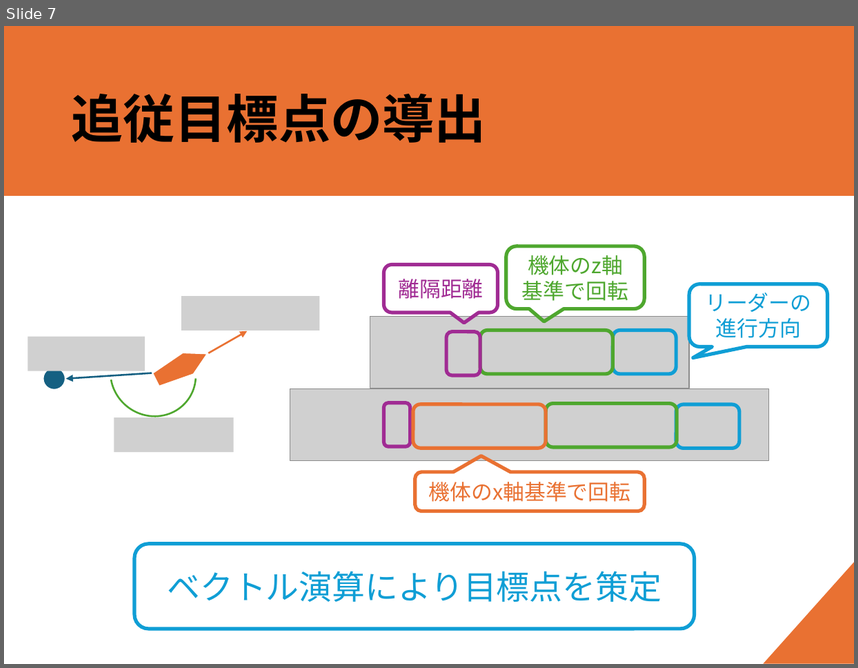
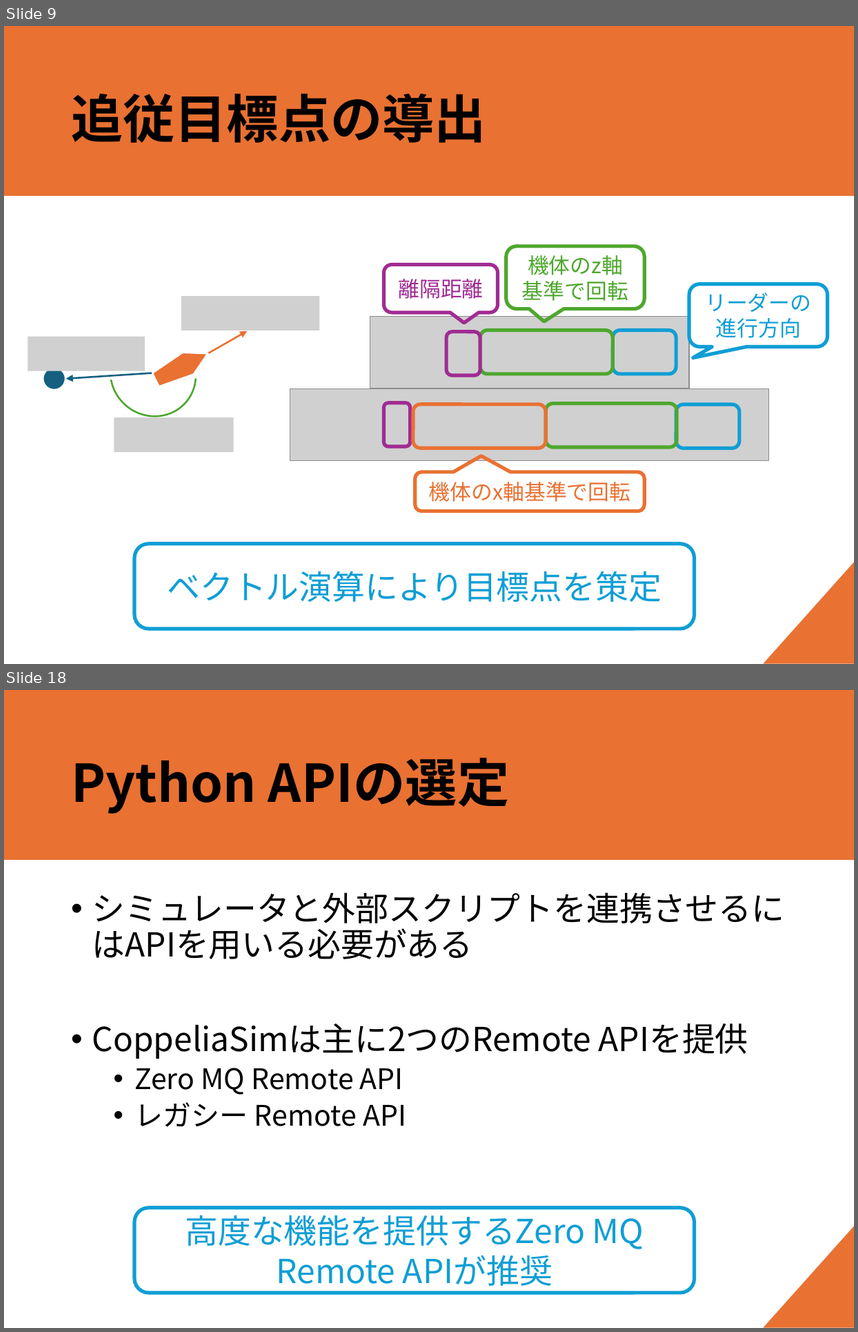
Before and after one commit to forest-book/MatlabLOSFormation, a slide deck: 進捗共有_20250612.pptx. Shown one above the other, each under a label of ours: slide 7 before the commit, slides 9 and 18 after it; the slides between them are not shown. The pictures are 858x668 and 858x1332 pixels, drawn with LibreOffice and Linux fonts; fonts in the diff are those of the drawing; grey boxes stand for pictures. Boxes give left, top, right and bottom in pixels: in the first picture for what was removed or moved away, otherwise in the second. Text is boxed around its words. In the diff, an @@ line names an element or a change of style, - is before the commit and + after.

```diff
--- a/進捗共有_20250612.pptx
+++ b/進捗共有_20250612.pptx
@@ slide 18 added at <box>4,690,854,1328</box>, background #FFFFFF; not listed: 2 template elements that a slide beside it also shows @@
@@ title added at <box>71,758,510,814</box>, 44 pt, text #000000, bold @@
+Python APIの選定
@@ text added at <box>92,892,785,1127</box>, 28 pt, text #000000 @@
+• シミュレータと外部スクリプトを連携させるにはAPIを用いる必要がある
+• CoppeliaSimは主に2つのRemote APIを提供
+  • Zero MQ Remote API
+  • レガシー Remote API
@@ rounded rectangle added at <box>135,1208,695,1292</box>, outline #0F9ED5 3 pt, 28 pt, text #0F9ED5 @@
+高度な機能を提供するZero MQ Remote APIが推奨
@@ what was slide 7 is now slide 9 @@
```
Also in this commit, not shown: 1 slide changed, 11 other slides added, 2 slides removed.
